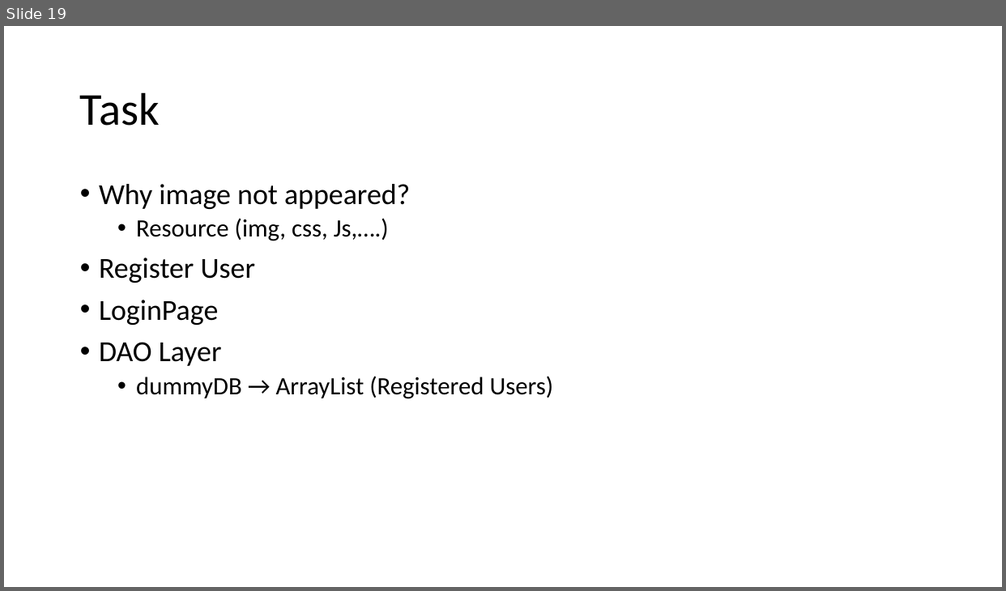
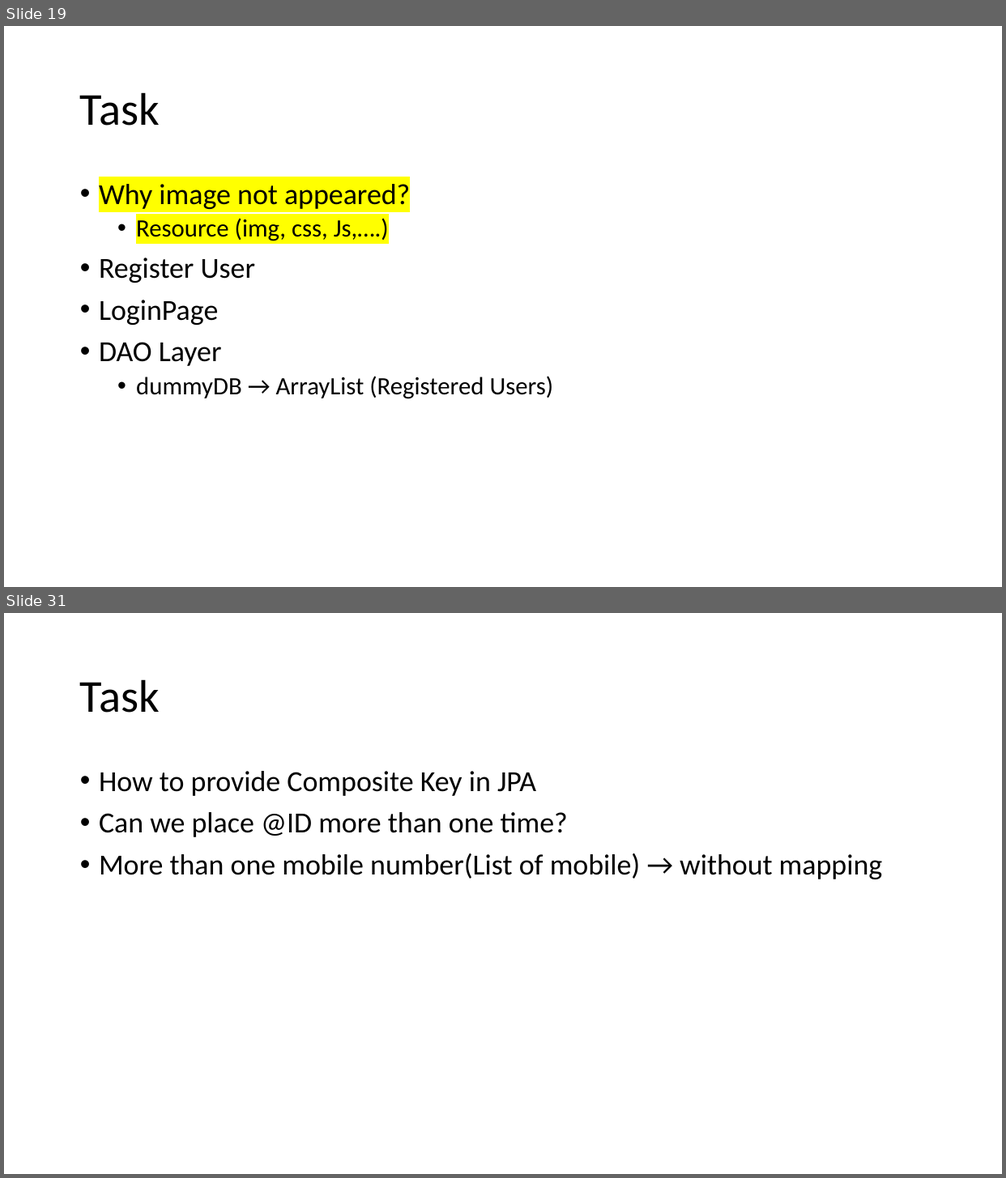
Before and after one commit to sharmilasimhadri/pod_trg, a slide deck: notes.pptx. Shown one above the other, each under a label of ours: slide 19 before the commit, slides 19 and 31 after it; the slides between them are not shown. The pictures are 1006x591 and 1006x1178 pixels, drawn with LibreOffice and Linux fonts; fonts in the diff are those of the drawing. Boxes give left, top, right and bottom in pixels: in the first picture for what was removed or moved away, otherwise in the second. Text is boxed around its words. In the diff, an @@ line names an element or a change of style, - is before the commit and + after.

```diff
--- a/notes.pptx
+++ b/notes.pptx
@@ slide 31 added at [4, 613, 1002, 1174], background #FFFFFF @@
@@ title added at [80, 679, 160, 713], 44 pt, text #000000 @@
+Task
@@ text added at [99, 771, 883, 879], 28 pt, text #000000 @@
+• How to provide Composite Key in JPA
+• Can we place @ID more than one time?
+• More than one mobile number(List of mobile) → without mapping
@@ slide 19 changed as well @@
@@ text at [99, 184, 410, 241]: highlight none to #FFFF00 in "Why image not appeared?", "Resource (img, css, Js,….)" @@
```
Also in this commit, not shown: 1 other slide changed, 13 other slides added, 1 other file.
